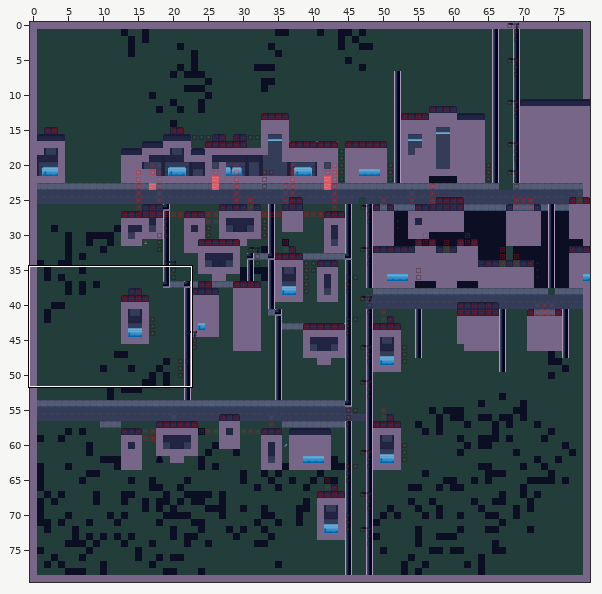
Tiled map: tiledMaps/City.tmx. The first picture is a wide view before the edit; the outline marks the close-up.
Close-up. Before:
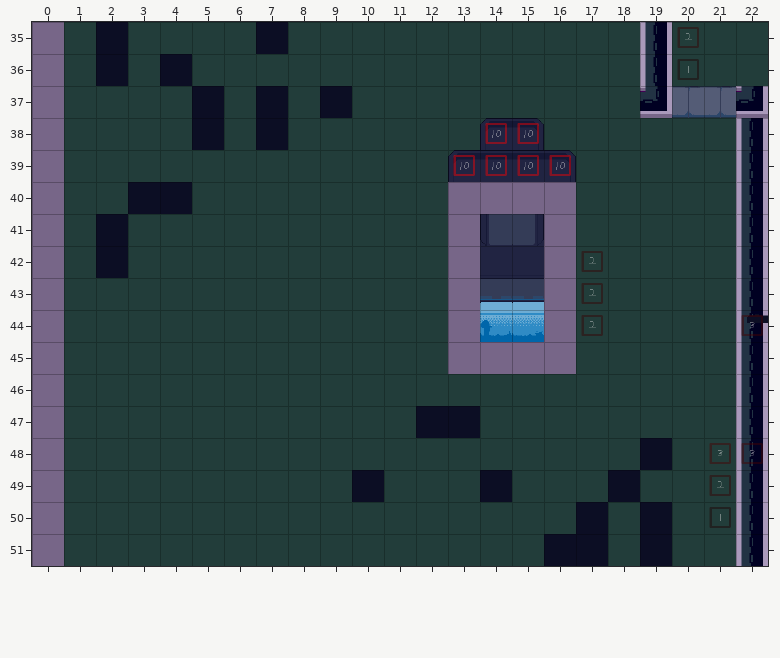
Cells are 40x40 px. Shown: x 0..22, y 35..51. The commit also changed other parts of the map, which this record leaves out.
After:
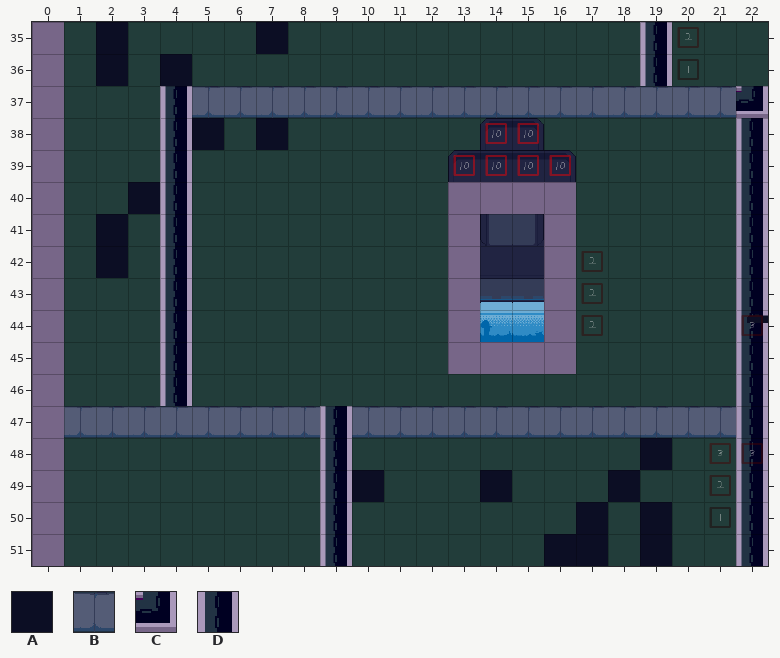
Key: from "AllTiles": A 0, B 3, C 4, D 5.
_ is an empty cell, . an unchanged one.
Edits made:
--- layer "Ground"
@@ x 1..21 @@
-37 ..._A_A_A_________C..
-38 ..._.................
-39 ..._.................
-40 ...A.................
-41 ..._.................
-42 ..._.................
-43 ..._.................
-44 ..._.................
-45 ..._.................
-46 ..._.................
-47 ___________AA________
-48 ........_............
-49 ........_............
-50 ........_............
-51 ........_............
+37 ...DBBBBBBBBBBBBBBB..
+38 ...D.................
+39 ...D.................
+40 ...D.................
+41 ...D.................
+42 ...D.................
+43 ...D.................
+44 ...D.................
+45 ...D.................
+46 ...D.................
+47 BBBBBBBBDBBBBBBBBBBBB
+48 ........D............
+49 ........D............
+50 ........D............
+51 ........D............
Boxes around the changes in both close-ups, in picture pixels (x1, y1, x2, y2):
changed: (64, 86, 736, 566)
